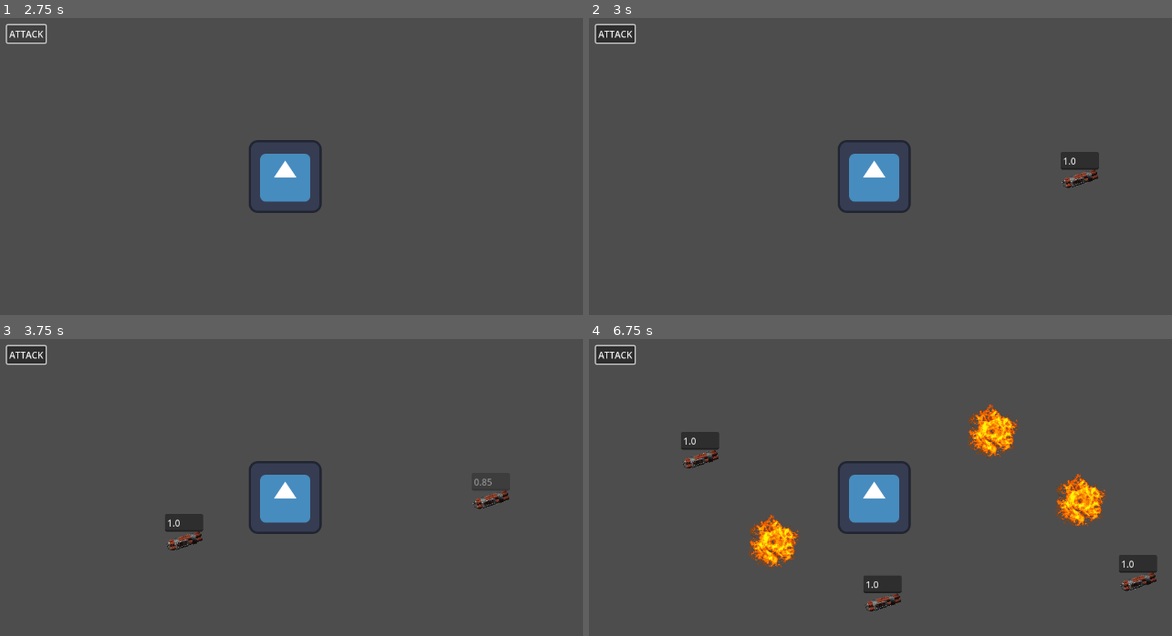
Above: before the commit, frames 1-4 (two rows, left to right).
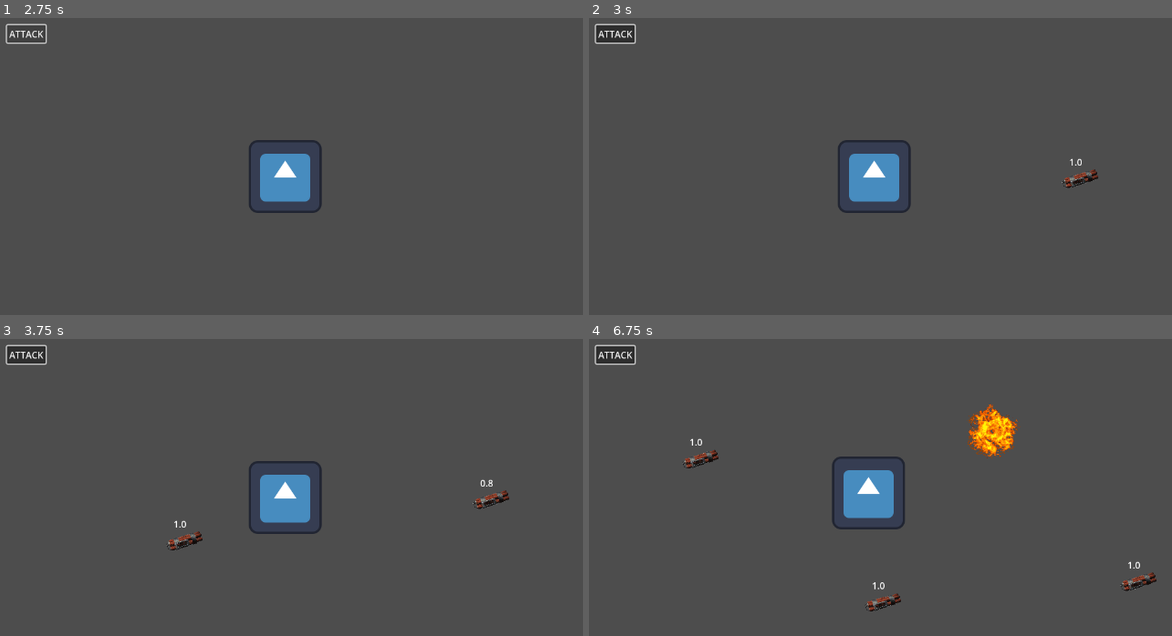
Above: after the commit, the same moments.

Repository: MaxWesterlund/Combombo
Game: Godot game, scene res://Scenes/main.tscn
Same seed, same stepped clock (60 frames per second), same inputs: the game is played once before the commit and once after it. The engine's default icon, where the game draws it, is replaced by a stand-in: a white triangle on a blue panel in a dark square.
Inputs (mouse positions are in pixels of both pictures, inside the frame that each line leads up to):
- Up to frame 1 (2.75 s): click "ATTACK" at 0.5 s; click "ATTACK" at 1.25 s; click "ATTACK" at 2 s
- Up to frame 2 (3 s): tap Enter at 2.75 s; move the mouse to (1078, 178) at 2.77 s; click (1078, 178) at 2.85 s
- Up to frame 3 (3.75 s): tap Space at 3.5 s; move the mouse to (186, 540) at 3.52 s; click (186, 540) at 3.6 s
- Up to frame 4 (6.75 s): tap Enter at 4.25 s; move the mouse to (991, 431) at 4.27 s; click (991, 431) at 4.35 s; tap Space at 5 s; move the mouse to (880, 603) at 5.02 s; click (880, 603) at 5.1 s; move the mouse to (1137, 582) at 5.77 s; click (1137, 582) at 5.85 s; move the mouse to (699, 457) at 6.52 s; click (699, 457) at 6.6 s

Frame 1 is identical in both runs. In frame 2, 0.4% of the frame differs, in the area x 80-88%, y 45-51%; in frame 3, 0.4%; in frame 4, 4.4%, in the area x 15-98%, y 31-86%.

Commit message:
i sendo

Diff:
--- /dev/null
+++ b/Events.gd
@@ -0,0 +1,3 @@
+extends Node
+
+signal bomb_exploded(position: Vector2, force: float)
--- a/Scenes/bombSpawner.gd
+++ b/Scenes/bombSpawner.gd
@@ -9,17 +9,10 @@
 func _process(delta):
 	if Input.is_action_just_pressed("place_bomb"):
 		var p = get_global_mouse_position()
-		if not is_mouse_over_ui(p):
+		if not Utils.is_mouse_over_ui(p):
 			spawn_bomb(p)
 
 func spawn_bomb(position: Vector2):
 	var instance = bomb.instantiate()
 	instance.position = position
 	add_child(instance)
-
-func is_mouse_over_ui(mouse_position):
-	var ui_elements = get_tree().get_nodes_in_group("UI")
-
-	for ui_element in ui_elements:
-		if ui_element.get_global_rect().has_point(mouse_position):
-			return true
--- a/Scenes/bombo.gd
+++ b/Scenes/bombo.gd
@@ -3,38 +3,46 @@
 enum STATE {
 	IDLE,
 	WILL_EXPLODE,
+	EXPLODED,
 }
 
 var state = STATE.IDLE
 
+var explode_time = 1.0
+
 @onready var attack_button: Button = get_node("/root/Main/AttackButton")
+@onready var player = get_node("/root/Main/Player")
 
 @onready var timer: Timer = $Timer
-@onready var time_text: LineEdit = $LineEdit
+@onready var time_text: Label = $Label
 @onready var sprite: Sprite2D = $Sprite2D
 @onready var explosion_texture: Texture2D = load("res://Sprites/explosion.png")
 
 func _ready():
 	time_text.add_to_group("UI")
 	attack_button.pressed.connect(start_timer)
-	print(explosion_texture)
-	pass
 
 func _process(delta):
 	if not timer.is_stopped():
-		time_text.editable = false
-		time_text.text = str(timer.time_left)
+		explode_time = timer.time_left
+	time_text.text = "%.1f" % explode_time
 
 func start_timer():
-	if not timer.is_stopped():
+	if state != STATE.IDLE:
 		return
 	state = STATE.WILL_EXPLODE
-	print(time_text.text)
-	timer.wait_time = float(time_text.text)
-	print(timer.wait_time)
+	if explode_time <= 0.01:
+		_on_timer_timeout()
+		return
+	timer.wait_time = explode_time
 	timer.start()
 
 func _on_timer_timeout():
-	print("BOOOOOM")
+	Events.bomb_exploded.emit(position, 1000000)
 	sprite.texture = explosion_texture
 	time_text.visible = false
+	state = STATE.EXPLODED
+	$FadeTimer.start()
+
+func _on_fade_timer_timeout():
+	queue_free()
--- a/Scenes/bombo.tscn
+++ b/Scenes/bombo.tscn
@@ -12,13 +12,14 @@
 [node name="Timer" type="Timer" parent="."]
 one_shot = true
 
-[node name="LineEdit" type="LineEdit" parent="."]
-offset_left = -34.0
-offset_top = -47.0
-offset_right = 33.0625
-offset_bottom = -16.0
-text = "1.0"
-
 [node name="FadeTimer" type="Timer" parent="."]
 
+[node name="Label" type="Label" parent="."]
+offset_left = -19.0
+offset_top = -41.0
+offset_right = 21.0
+offset_bottom = -18.0
+text = "1...0"
+
 [connection signal="timeout" from="Timer" to="." method="_on_timer_timeout"]
+[connection signal="timeout" from="FadeTimer" to="." method="_on_fade_timer_timeout"]
--- a/Scenes/player.gd
+++ b/Scenes/player.gd
@@ -6,6 +6,7 @@
 
 func _ready():
 	linear_damp = ground_friction
+	Events.bomb_exploded.connect(add_explode_force)
 
 func _process(delta):
 	pass
@@ -14,7 +15,7 @@
 		#if not is_mouse_over_ui(p):
 			#add_explode_force(1000000, p)
 
-func add_explode_force(size, origin):
+func add_explode_force(origin: Vector2, size: float):
 	var d = position - origin
 	var direction = d.normalized()
 	var distance_multiplier = min(100 / d.length(), max_distance_multiplier)
--- /dev/null
+++ b/Utils.gd
@@ -0,0 +1,8 @@
+extends Node
+
+func is_mouse_over_ui(mouse_position):
+	var ui_elements = get_tree().get_nodes_in_group("UI")
+
+	for ui_element in ui_elements:
+		if ui_element.get_global_rect().has_point(mouse_position):
+			return true
--- a/project.godot
+++ b/project.godot
@@ -14,6 +14,11 @@
 run/main_scene="res://Scenes/main.tscn"
 config/features=PackedStringArray("4.2", "Forward Plus")
 config/icon="res://icon.svg"
+
+[autoload]
+
+Events="*res://Events.gd"
+Utils="*res://Utils.gd"
 
 [display]
 
